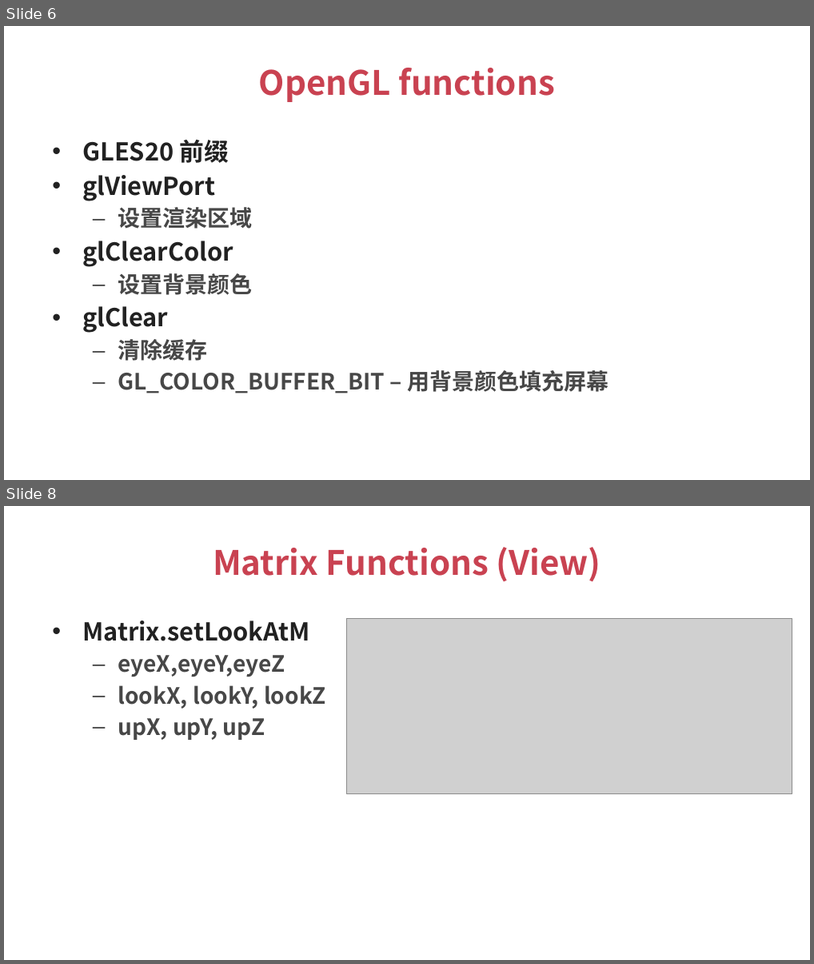
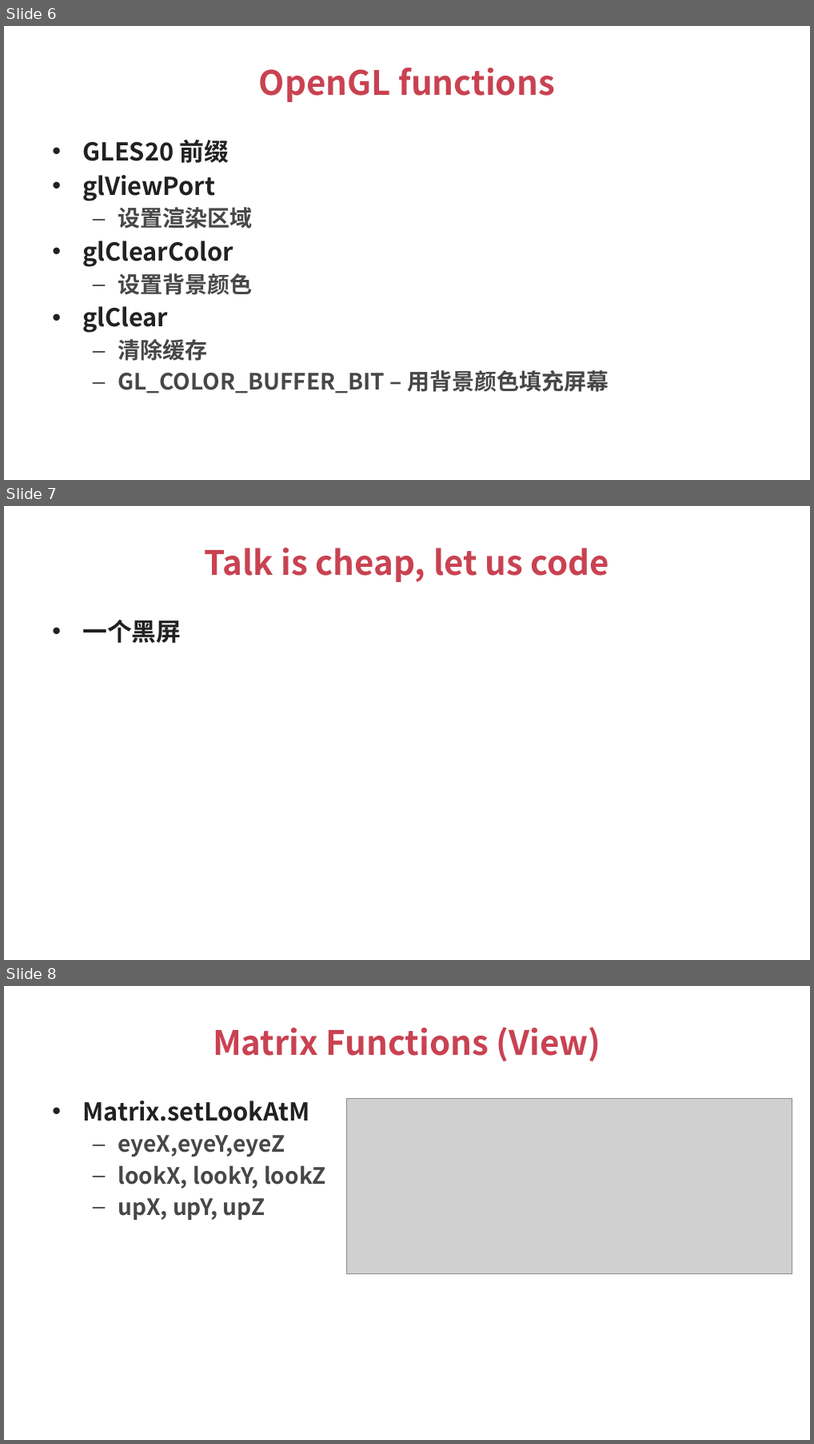
Before and after one commit to talentzxf/LearningAndroid, a slide deck: PPT/OpenGLTutorial_2.pptx. Shown one above the other, each under a label of ours: slides 6 and 8 before the commit, slides 6, 7 and 8 after it; the slides between them are not shown. The pictures are 814x964 and 814x1444 pixels, drawn with LibreOffice and Linux fonts; fonts in the diff are those of the drawing; grey boxes stand for pictures. Boxes give left, top, right and bottom in pixels: in the first picture for what was removed or moved away, otherwise in the second. Text is boxed around its words. In the diff, an @@ line names an element or a change of style, - is before the commit and + after.

```diff
--- a/PPT/OpenGLTutorial_2.pptx
+++ b/PPT/OpenGLTutorial_2.pptx
@@ slide 7 added at [4,506,810,960], background #FFFFFF @@
@@ title added at [205,548,610,582], 30 pt, text #C94251, bold @@
+Talk is cheap, let us code
@@ text added at [82,620,181,643], 22 pt, text #212121, bold @@
+• 一个黑屏
```
Also in this commit, not shown: 2 slides changed, 7 other slides added, 2 slides removed, 2 other files.
